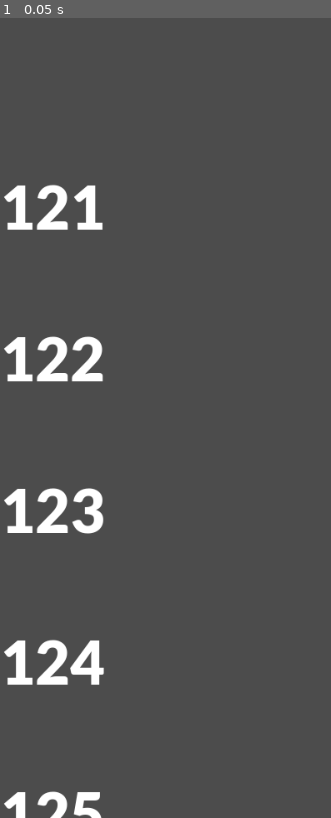
Above: before the commit, frame 1.
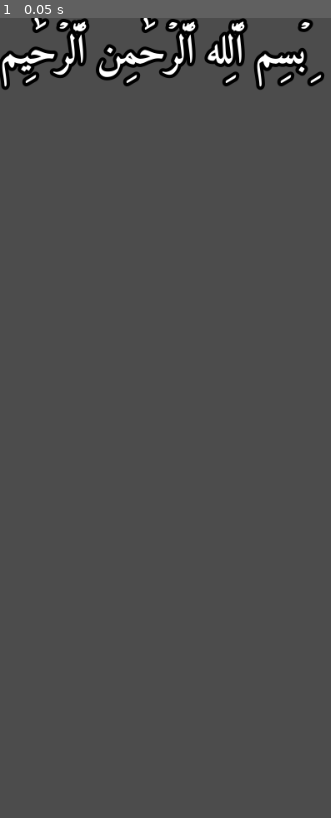
Above: after the commit, the same moment.

Repository: nightblade9/read-quran
Game: Godot game, scene res://scenes/ShowQuranScene.tscn
Two runs of this game, one before a commit and one after it. Both use one fixed random seed, a clock stepped at 60 frames per second and the inputs below. This scene is started directly instead of the project's main scene.
Inputs:
- Up to frame 1 (0.05 s): no input

The runs differ from the first frame. In frame 1, 7.2% of the frame differs, in the area x 0-98%, y 0-100%.
Error before the commit: Invalid get index 'level' (on base: 'Nil'). (res://addons/arabic-text/UBA/algorithm/prepare_implicit.gd:9)
Error after the commit: Invalid call. Nonexistent function 'empty' in base 'Nil'. (res://addons/arabic-text/arabic.gd:7)

Commit message:
Rewrite Qur'an scene from scratch. Problem 1: switching scenes. Works now, with unfixable error. Problem 2: crash when concatenating with \n. Unfixable.

Diff:
--- a/source/scenes/HomeScreen.gd
+++ b/source/scenes/HomeScreen.gd
@@ -11,7 +11,9 @@
 		if page_number > 0:
 			var scene = ShowQuranScene.instance()
 			scene.setup_page(page_number)
-			get_tree().change_scene_to(scene)
+			var root = get_tree().root
+			root.add_child(scene)
+			root.remove_child(self)
 
 func show_surah(surah_number:int) -> void:
 	var scene = ShowQuranScene.instance()
--- a/source/scenes/ShowQuranScene.gd
+++ b/source/scenes/ShowQuranScene.gd
@@ -1,9 +1,14 @@
 extends Node2D
 
 const PAGES_DATA = "res://data/pages.json"
-var _page:Array # Page JSON data: array of ayaat
 
-onready var _alabel = $ALabel
+var _page:Array = [] # Page data, list of ayaat
+
+func _ready():
+	var arabic = ""
+	for ayah in _page:
+		arabic += ayah["arabic"] + "?"
+	$ALabel.arabic_input = arabic
 
 # Called before ready
 func setup_surah(surah_number:int) -> void:
@@ -16,22 +21,12 @@
 				print("It's page %s" % page_number)
 				_page = page
 
-	# NOW: collect all pages' ayaat for this surah
+	# TODO: collect all pages' ayaat for this surah
 
 # Called before ready
 func setup_page(page_number:int) -> void:
 	var json_data = _parse_data()
 	_page = json_data[page_number]
-
-func _ready():
-	# TODO: un-hardcode when you fix scene changes
-	_page = _parse_data()[165]
-
-	var text = ""
-	for ayah in _page:
-		text = "%s\n%s\n%s" % [text, ayah["arabic"], ayah["ayah_number"]]
-
-	$ALabel.arabic_input = text
 
 func _parse_data():
 	# TODO: singleton I guess
--- a/source/scenes/ShowQuranScene.tscn
+++ b/source/scenes/ShowQuranScene.tscn
@@ -1,15 +1,26 @@
-[gd_scene load_steps=3 format=2]
+[gd_scene load_steps=5 format=2]
 
-[ext_resource path="res://scenes/ShowQuranScene.gd" type="Script" id=1]
+[ext_resource path="res://assets/fonts/Amiri-Bold.ttf" type="DynamicFontData" id=1]
 [ext_resource path="res://addons/arabic-text/ALabel.gd" type="Script" id=2]
+[ext_resource path="res://scenes/ShowQuranScene.gd" type="Script" id=3]
+
+[sub_resource type="DynamicFont" id=1]
+size = 48
+outline_size = 4
+outline_color = Color( 0, 0, 0, 1 )
+font_data = ExtResource( 1 )
 
 [node name="Node2D" type="Node2D"]
-script = ExtResource( 1 )
+script = ExtResource( 3 )
 
 [node name="ALabel" type="Label" parent="."]
 margin_right = 540.0
 margin_bottom = 960.0
+custom_fonts/font = SubResource( 1 )
+text = "ﻢِﻴَٰﺣۡﺮَّﻟﭐ ﻦِﻤَٰﺣۡﺮَّﻟﭐ ﻪِﻠَّﻟﭐ ﻢِﺴۡﺑِ"
+autowrap = true
 script = ExtResource( 2 )
 __meta__ = {
 "_edit_use_anchors_": false
 }
+arabic_input = "بِسۡمِ ٱللَّهِ ٱلرَّحۡمَٰنِ ٱلرَّحِيمِ"
